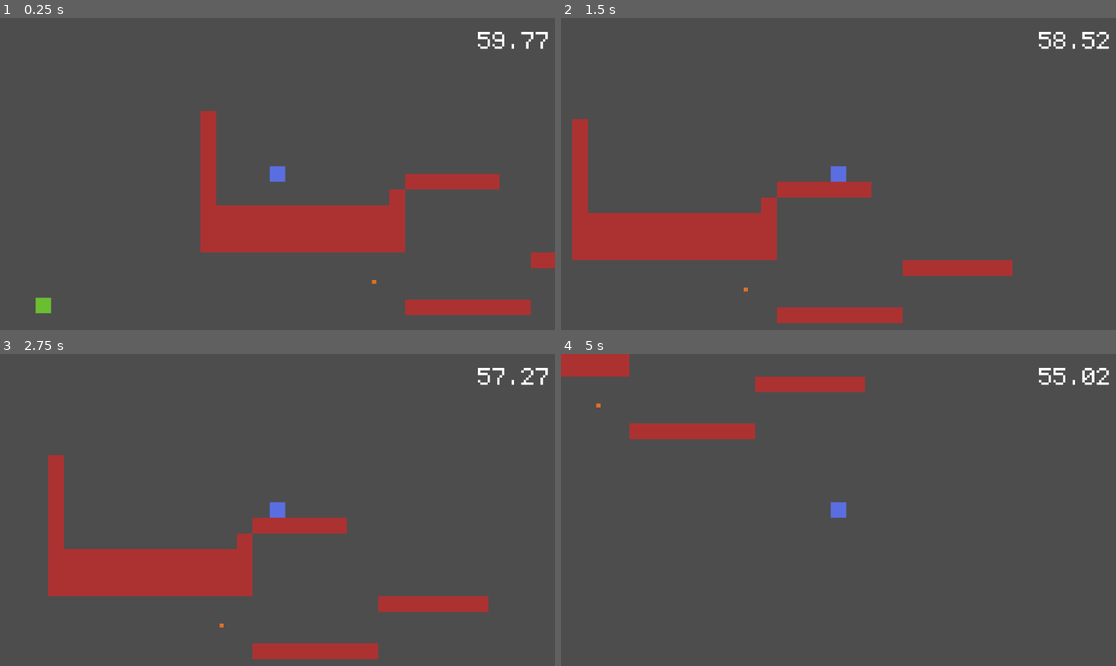
Above: before the commit, frames 1-4 (two rows, left to right).
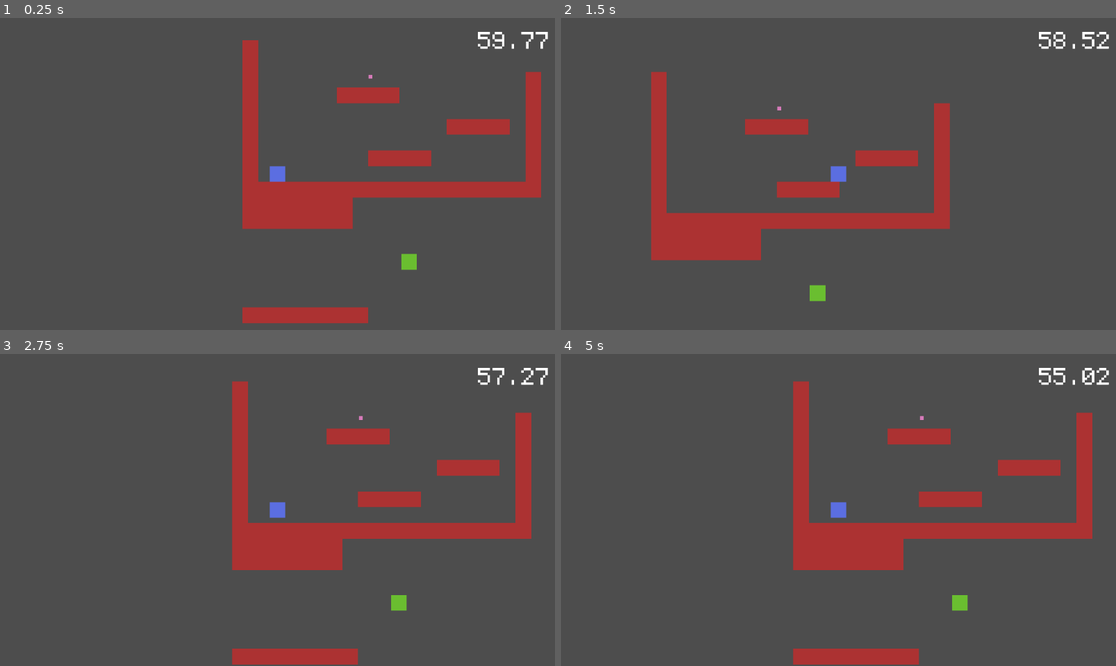
Above: after the commit, the same moments.

Repository: Wendellevinne/Godot-Wild-Jam-86
Game: Godot game, scene res://Scenes/main.tscn
Same seed, same stepped clock (60 frames per second), same inputs: the game is played once before the commit and once after it.
Inputs:
- Up to frame 1 (0.25 s): no input
- Up to frame 2 (1.5 s): hold D (move_right) from 0.53 s (still down); tap Shift (air_dash) at 0.6, 1.35 s; tap W (jump) at 0.77 s
- Up to frame 3 (2.75 s): tap W (jump) at 1.52 s; release D (move_right) at 2.03 s; hold A (move_left) from 2.03 s (still down); tap Shift (air_dash) at 2.1 s
- Up to frame 4 (5 s): release A (move_left) at 2.78 s; hold D (move_right) 2.78-4.28 s; tap Shift (air_dash) at 2.85, 3.6, 4.35 s; tap W (jump) at 3.02, 3.77, 4.52 s; hold A (move_left) from 4.28 s (still down)

The runs differ from the first frame. In frame 1, 15% of the frame differs, in the area x 6-100%, y 7-98%; in frame 2, 11%; in frame 3, 17%, in the area x 8-96%, y 8-100%; in frame 4, 13%.

Commit message:
Reestructuring the level template structure and adding functionality to the end scenes

Diff:
--- a/Scenes/Levels/first_level.tscn
+++ b/Scenes/Levels/first_level.tscn
@@ -11,3 +11,6 @@
 
 [node name="JumpMask" parent="." index="1" instance=ExtResource("2_i5tww")]
 position = Vector2(266, -427)
+
+[node name="Player" parent="." index="2"]
+position = Vector2(-113, -37)
--- a/Scenes/Levels/level_template.tscn
+++ b/Scenes/Levels/level_template.tscn
@@ -1,9 +1,12 @@
-[gd_scene load_steps=3 format=3 uid="uid://nwdde36flu14"]
+[gd_scene load_steps=4 format=3 uid="uid://nwdde36flu14"]
 
 [ext_resource type="PackedScene" uid="uid://comv0pcgjg8wn" path="res://Scenes/Levels/prototype_level.tscn" id="1_5a1yd"]
 [ext_resource type="PackedScene" uid="uid://dcu57brcjivn1" path="res://Scenes/Misc/goal.tscn" id="2_wks4m"]
+[ext_resource type="PackedScene" uid="uid://ddw0f1p31pmvy" path="res://Scenes/Player/player_controller.tscn" id="3_nqhii"]
 
 [node name="LevelTemplate" instance=ExtResource("1_5a1yd")]
 tile_map_data = PackedByteArray()
 
 [node name="Goal" parent="." index="0" instance=ExtResource("2_wks4m")]
+
+[node name="Player" parent="." index="1" instance=ExtResource("3_nqhii")]
--- a/Scenes/Levels/second_level.tscn
+++ b/Scenes/Levels/second_level.tscn
@@ -11,3 +11,6 @@
 
 [node name="AirDashMask" parent="." index="1" instance=ExtResource("2_r0ok7")]
 position = Vector2(386, 311)
+
+[node name="Player" parent="." index="2"]
+position = Vector2(-81, -150)
--- a/Scenes/UI/end_screen_template.tscn
+++ b/Scenes/UI/end_screen_template.tscn
@@ -1,14 +1,19 @@
-[gd_scene load_steps=2 format=3 uid="uid://b72j0mnmxb58k"]
+[gd_scene load_steps=3 format=3 uid="uid://b72j0mnmxb58k"]
 
+[ext_resource type="Script" uid="uid://bthoenrvh6d2s" path="res://Scripts/UI/end_screen.gd" id="1_eod5t"]
 [ext_resource type="FontFile" uid="uid://vuvad7koos8g" path="res://Assets/monogram.ttf" id="1_hwcsp"]
 
-[node name="Control" type="Control"]
+[node name="Control" type="Control" node_paths=PackedStringArray("exit_button", "retry_button", "next_level_button")]
 layout_mode = 3
 anchors_preset = 15
 anchor_right = 1.0
 anchor_bottom = 1.0
 grow_horizontal = 2
 grow_vertical = 2
+script = ExtResource("1_eod5t")
+exit_button = NodePath("VBoxContainer/ButtonBox/HBoxContainer/ExitButtonControl/ExitButton")
+retry_button = NodePath("VBoxContainer/ButtonBox/HBoxContainer/ReplayButtonControl/ReplayButton")
+next_level_button = NodePath("VBoxContainer/ButtonBox/HBoxContainer/NextButtonControl/NextButton")
 
 [node name="Panel" type="Panel" parent="."]
 layout_mode = 1
@@ -69,11 +74,11 @@
 size_flags_horizontal = 3
 size_flags_stretch_ratio = 0.25
 
-[node name="ExitButton" type="Control" parent="VBoxContainer/ButtonBox/HBoxContainer"]
+[node name="ExitButtonControl" type="Control" parent="VBoxContainer/ButtonBox/HBoxContainer"]
 layout_mode = 2
 size_flags_horizontal = 3
 
-[node name="Button" type="Button" parent="VBoxContainer/ButtonBox/HBoxContainer/ExitButton"]
+[node name="ExitButton" type="Button" parent="VBoxContainer/ButtonBox/HBoxContainer/ExitButtonControl"]
 layout_mode = 1
 anchors_preset = 15
 anchor_right = 1.0
@@ -87,11 +92,11 @@
 size_flags_horizontal = 3
 size_flags_stretch_ratio = 0.25
 
-[node name="ReplayButton" type="Control" parent="VBoxContainer/ButtonBox/HBoxContainer"]
+[node name="ReplayButtonControl" type="Control" parent="VBoxContainer/ButtonBox/HBoxContainer"]
 layout_mode = 2
 size_flags_horizontal = 3
 
-[node name="Button2" type="Button" parent="VBoxContainer/ButtonBox/HBoxContainer/ReplayButton"]
+[node name="ReplayButton" type="Button" parent="VBoxContainer/ButtonBox/HBoxContainer/ReplayButtonControl"]
 layout_mode = 1
 anchors_preset = 15
 anchor_right = 1.0
@@ -105,11 +110,11 @@
 size_flags_horizontal = 3
 size_flags_stretch_ratio = 0.25
 
-[node name="NextButton" type="Control" parent="VBoxContainer/ButtonBox/HBoxContainer"]
+[node name="NextButtonControl" type="Control" parent="VBoxContainer/ButtonBox/HBoxContainer"]
 layout_mode = 2
 size_flags_horizontal = 3
 
-[node name="Button" type="Button" parent="VBoxContainer/ButtonBox/HBoxContainer/NextButton"]
+[node name="NextButton" type="Button" parent="VBoxContainer/ButtonBox/HBoxContainer/NextButtonControl"]
 layout_mode = 1
 anchors_preset = 15
 anchor_right = 1.0
@@ -122,3 +127,7 @@
 layout_mode = 2
 size_flags_horizontal = 3
 size_flags_stretch_ratio = 0.25
+
+[connection signal="pressed" from="VBoxContainer/ButtonBox/HBoxContainer/ExitButtonControl/ExitButton" to="." method="_on_exit_button_pressed"]
+[connection signal="pressed" from="VBoxContainer/ButtonBox/HBoxContainer/ReplayButtonControl/ReplayButton" to="." method="_on_replay_button_pressed"]
+[connection signal="pressed" from="VBoxContainer/ButtonBox/HBoxContainer/NextButtonControl/NextButton" to="." method="_on_next_button_pressed"]
--- a/Scenes/main.tscn
+++ b/Scenes/main.tscn
@@ -1,16 +1,12 @@
-[gd_scene load_steps=5 format=3 uid="uid://b6oi6xfbpvh50"]
+[gd_scene load_steps=4 format=3 uid="uid://b6oi6xfbpvh50"]
 
 [ext_resource type="Script" uid="uid://cxvd63q6dn06g" path="res://Scripts/main_scene.gd" id="1_21xkr"]
-[ext_resource type="PackedScene" uid="uid://ddw0f1p31pmvy" path="res://Scenes/Player/player_controller.tscn" id="1_bo1nx"]
-[ext_resource type="PackedScene" uid="uid://bh1vebyi8j873" path="res://Scenes/Levels/second_level.tscn" id="6_6bp64"]
+[ext_resource type="PackedScene" uid="uid://c0ik4lyio4oki" path="res://Scenes/Levels/first_level.tscn" id="3_8gbba"]
 [ext_resource type="PackedScene" uid="uid://yrjmnxoanh4u" path="res://Scenes/UI/hud.tscn" id="6_21xkr"]
 
 [node name="main" type="Node2D" groups=["Main"]]
 script = ExtResource("1_21xkr")
 
-[node name="Player" parent="." instance=ExtResource("1_bo1nx")]
-position = Vector2(-7, -156)
-
 [node name="CanvasLayer" parent="." groups=["HUD"] instance=ExtResource("6_21xkr")]
 
-[node name="LevelTemplate" parent="." instance=ExtResource("6_6bp64")]
+[node name="FirstLevel" parent="." instance=ExtResource("3_8gbba")]
--- /dev/null
+++ b/Scripts/UI/end_screen.gd
@@ -0,0 +1,18 @@
+extends Control
+
+@export var exit_button: Button
+@export var retry_button: Button
+@export var next_level_button: Button
+
+signal exit_button_pressed
+signal replay_button_pressed
+signal next_level_button_pressed
+
+func _on_exit_button_pressed() -> void:
+	emit_signal("exit_button_pressed")
+
+func _on_replay_button_pressed() -> void:
+	emit_signal("replay_button_pressed")
+
+func _on_next_button_pressed() -> void:
+	emit_signal("next_level_button_pressed")
--- a/Scripts/main_scene.gd
+++ b/Scripts/main_scene.gd
@@ -9,13 +9,38 @@
 
 func call_completed_level_scene() -> void:
 	hud.get_node("Timer").queue_free()
-	hud.add_child(complete_scene.instantiate())
-	_destroy_scene()
 
-func _create_scene() -> void:
-	pass
+	var complete_scene_instance = complete_scene.instantiate()
+	hud.add_child(complete_scene_instance)
 
-func _destroy_scene() -> void:
+	_add_exit_button_signal(complete_scene_instance)
+	_add_replay_button_signal(complete_scene_instance)
+	_add_next_level_button_signal(complete_scene_instance)
+
+	_destroy_level()
+
+func _add_exit_button_signal(scene) -> void:
+	if scene.has_signal("exit_button_pressed"):
+		scene.exit_button_pressed.connect(close_game)
+
+func _add_replay_button_signal(scene) -> void:
+	if scene.has_signal("replay_button_pressed"):
+		scene.replay_button_pressed.connect(replay_level)
+
+func _add_next_level_button_signal(scene) -> void:
+	if scene.has_signal("next_level_button_pressed"):
+		scene.next_level_button_pressed.connect(load_next_level)
+
+func load_next_level() -> void:
+	print("Clicked")
+
+func replay_level() -> void:
+	print("Clicked")
+
+func close_game() -> void:
+	get_tree().quit()
+
+func _destroy_level() -> void:
 	for child in get_children():
 		if not child.is_in_group("HUD"):
 			child.queue_free()
Not shown, added: Scripts/UI/end_screen.gd.uid
